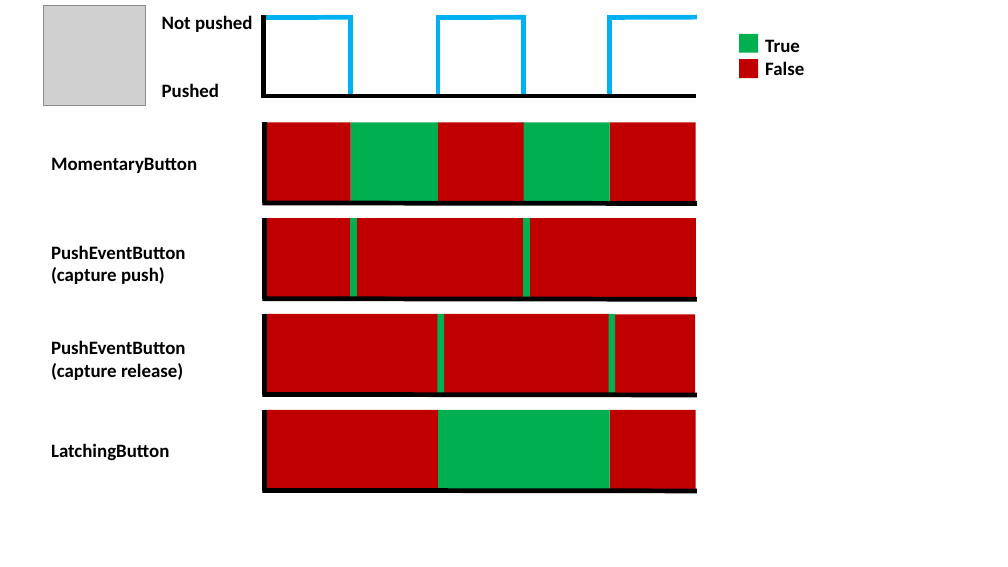
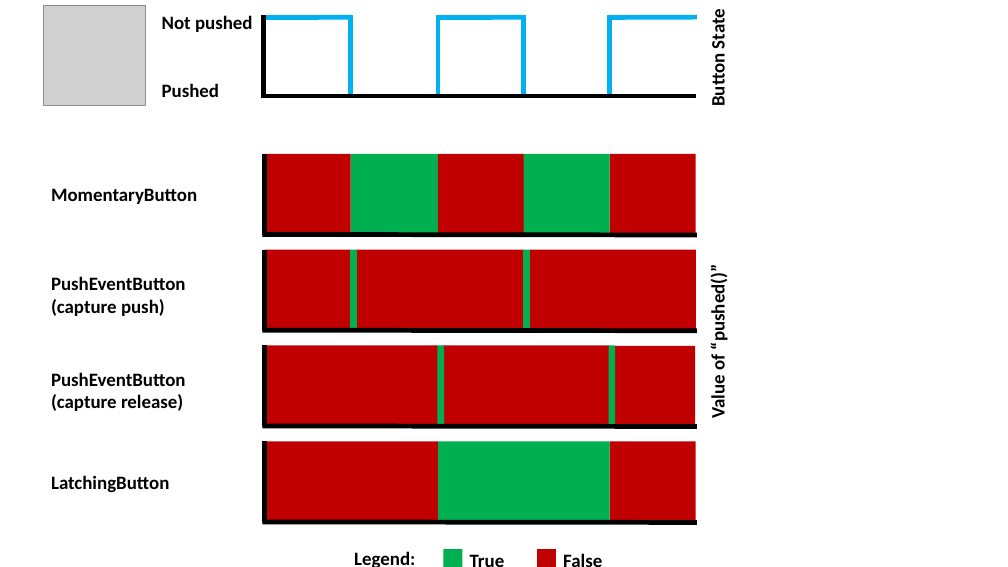
Before and after one commit to lendres/ButtonSuite-Arduino, a slide deck: slide 1 of documentation/Documentation.pptx. Drawn at 1008x567 pixels with LibreOffice and Linux fonts; fonts in the diff are those of the drawing; grey boxes stand for pictures. Boxes give left, top, right and bottom in pixels: in the first picture for what was removed or moved away, otherwise in the second. Text is boxed around its words. In the diff, an @@ line names an element or a change of style, - is before the commit and + after.

```diff
--- a/documentation/Documentation.pptx
+++ b/documentation/Documentation.pptx
@@ text added at (x1=707, y1=13, x2=730, y2=105), 18 pt, text #000000, bold @@
+Button State
@@ text at (x1=765, y1=61, x2=804, y2=75): paragraph removed @@
-False
@@ 18 rectangles, 8 lines, 4 texts moved together from (x1=51, y1=123, x2=697, y2=491) to (x1=51, y1=154, x2=697, y2=523) @@
@@ text added at (x1=707, y1=273, x2=730, y2=418), 18 pt, text #000000, bold @@
+Value of “pushed()”
@@ text added at (x1=354, y1=551, x2=415, y2=567), 18 pt, text #000000, bold @@
+Legend:
@@ rectangle moved from (x1=740, y1=34, x2=758, y2=53) to (x1=444, y1=549, x2=463, y2=567) @@
@@ text "True" moved from (x1=765, y1=39, x2=804, y2=75) to (x1=462, y1=545, x2=512, y2=567) @@
@@ rectangle moved from (x1=740, y1=59, x2=758, y2=78) to (x1=537, y1=549, x2=556, y2=567) @@
@@ text added at (x1=556, y1=545, x2=610, y2=567), 18 pt, text #000000, bold @@
+False
```
Also in this commit, not shown: 1 other slide changed, 2 other files.
